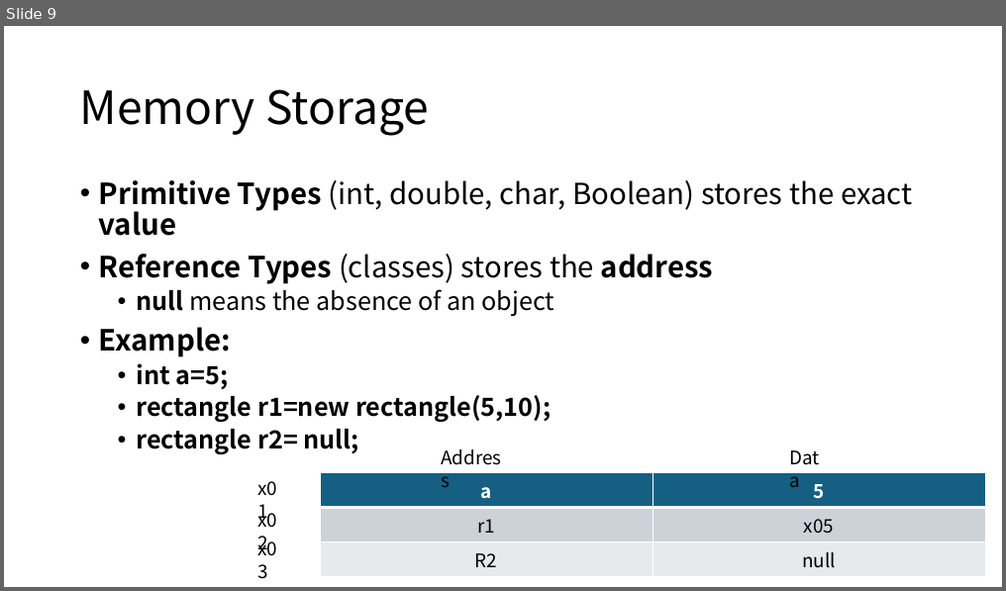
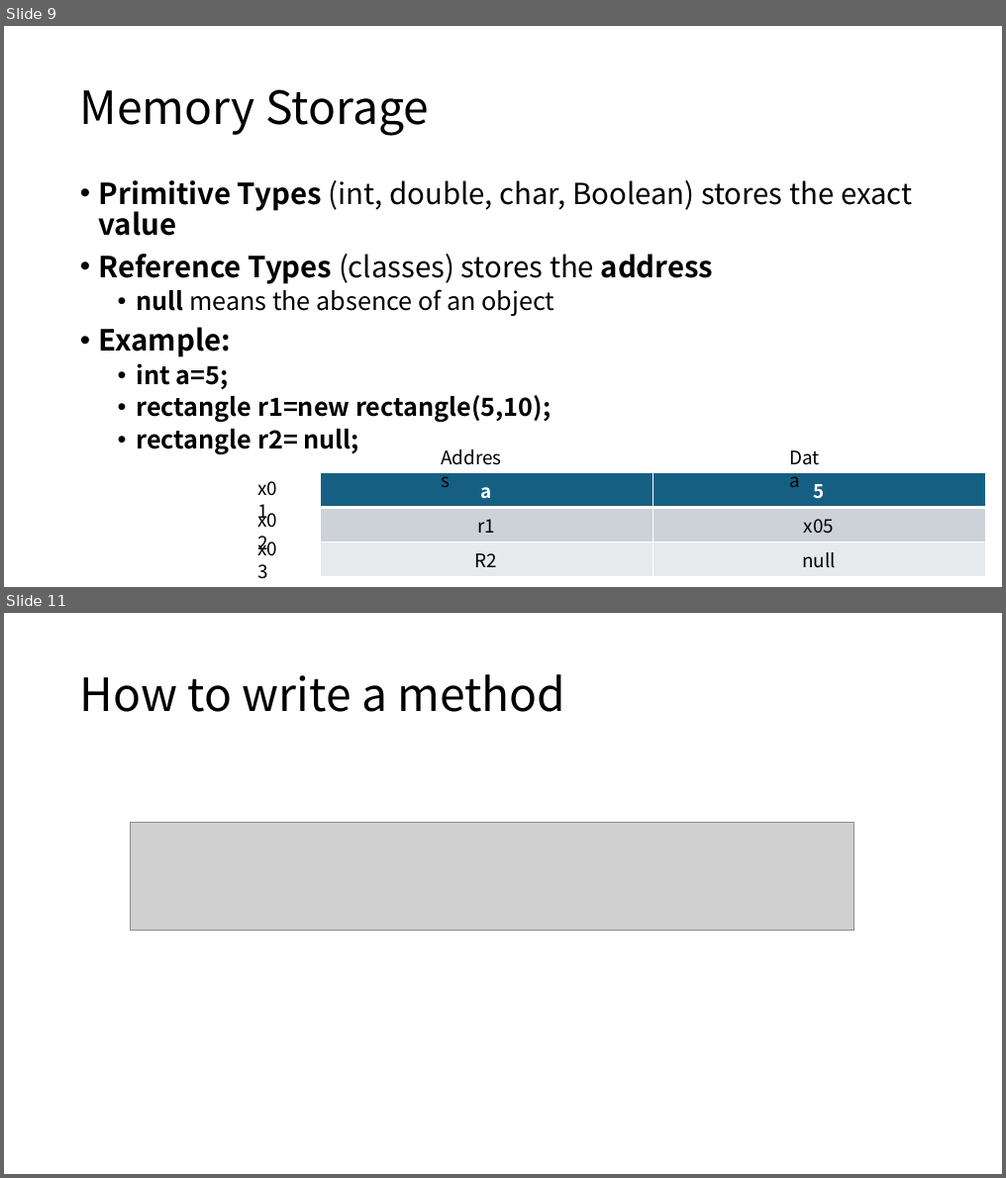
Before and after one commit to siw028/siwen.github.io, a slide deck: files/APCSA/Unit2.pptx. Shown one above the other, each under a label of ours: slide 9 before the commit, slides 9 and 11 after it; the slides between them are not shown. The pictures are 1006x591 and 1006x1178 pixels, drawn with LibreOffice and Linux fonts; fonts in the diff are those of the drawing; grey boxes stand for pictures. Boxes give left, top, right and bottom in pixels: in the first picture for what was removed or moved away, otherwise in the second. Text is boxed around its words. In the diff, an @@ line names an element or a change of style, - is before the commit and + after.

```diff
--- a/files/APCSA/Unit2.pptx
+++ b/files/APCSA/Unit2.pptx
@@ slide 11 added at bbox=[4, 613, 1002, 1174], background #FFFFFF @@
@@ title added at bbox=[80, 674, 565, 712], 44 pt, text #000000 @@
+How to write a method
@@ picture added at bbox=[131, 823, 854, 931] @@
```
Also in this commit, not shown: 24 other slides added.
